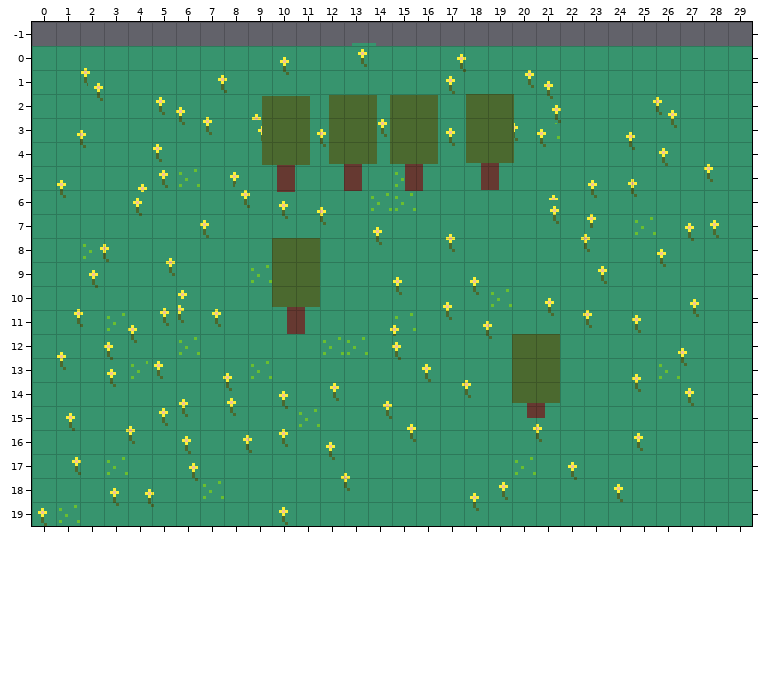
Tiled map, stored at src/assets/tilemaps/testmap1.tmx. This is how it looked before the edit.
Cells are 8x8 px. Shown: x 0..29, y -1..19.
The same view after the edit:
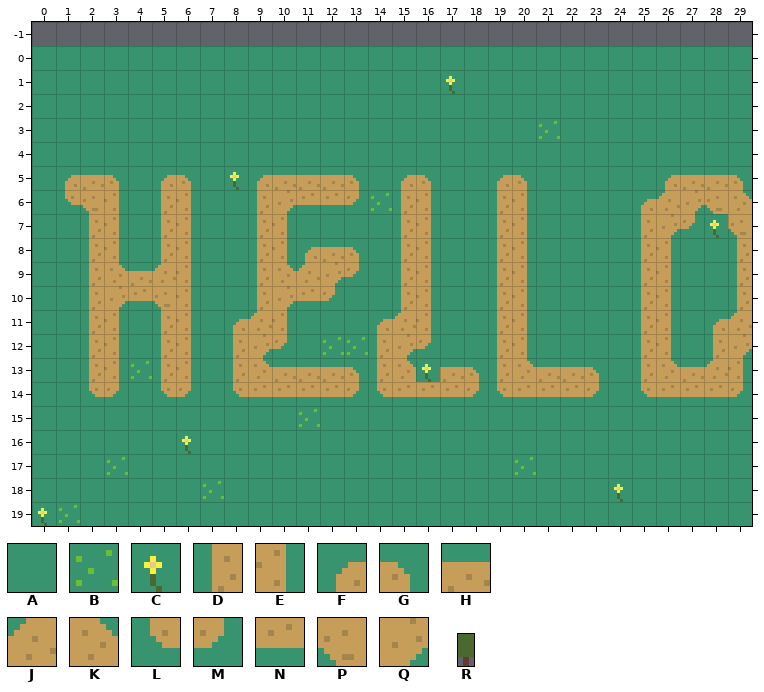
Key: from "testset1": A 0, B 1, C 2, D 11, E 12, F 13, G 14, H 20, J 21, K 22, L 23, M 24, N 30, P 31, Q 32; from "trees": R 0 "testtree1".
_ is an empty cell.
Objects are placed by their top-left corner, in cells (3,4 is the top-left corner of cell 3,4); size is 1x1 cell unless given.
The edit:
Layer "Tile Layer 1":
y 5: x 1..3 AAA -> FHG; x 5..6 AB -> FG; x 9..13 AAAAA -> FHHHG; x 15..16 BA -> FG; x 19..20 AA -> FG; x 26..29 AAAA -> FHHG
y 6: x 1..3 AAA -> LPE; x 5..6 AA -> DE; x 9..13 AAAAA -> DQNNM; x 15..16 BA -> DE; x 19..20 AA -> DE; x 25..29 AAAAA -> FJQPK
y 7: x 2..3 AA -> DE; x 5..6 AA -> DE; x 9..10 AA -> DE; x 15..16 AA -> DE; x 19..20 AA -> DE; x 25..27 BAA -> DQM; x 29 A -> P
y 8: x 2..3 BA -> DE; x 5..6 AA -> DE; x 9..13 AAAAA -> DEFHG; x 15..16 AA -> DE; x 19..20 AA -> DE; x 25..26 AA -> DE; x 29 A -> D
y 9: x 2..6 AAAAA -> DKHJE; x 9..13 BAAAA -> DKJQM; x 15..16 AA -> DE; x 19..20 AA -> DE; x 25..26 AA -> DE; x 29 A -> D
y 10: x 2..6 AAAAA -> DQNPE; x 9..12 AAAA -> DQNM; x 15..16 AA -> DE; x 19..20 BA -> DE; x 25..26 AA -> DE; x 29 A -> D
y 11: x 2..3 AB -> DE; x 5..6 AA -> DE; x 8..10 AAA -> FJE; x 14..16 ABA -> FJE; x 19..20 AA -> DE; x 25..26 AA -> DE; x 28..29 AA -> FJ
y 12: x 2..3 AA -> DE; x 5..6 AB -> DE; x 8..10 AAA -> DQM; x 14..16 AAA -> DQM; x 19..20 AA -> DE; x 25..26 AA -> DE; x 28..29 AA -> DQ
y 13: x 2..3 AA -> DE; x 5..6 AA -> DE; x 8..15 ABAAAAAA -> DKHHHGDK; x 17..23 AAAAAAA -> HGDKHHG; x 25..29 ABAAA -> DKHJE
y 14: x 2..3 AA -> LM; x 5..6 AA -> LM; x 8..23 AAAAAAAAAAAAAAAA -> LNNNNMLNNNMLNNNM; x 25..29 AAAAA -> LNNNM
Layer "Object Layer 1":
removed: C at 13.3,-0.1
removed: C at 17.5,0.1
removed: C at 10.1,0.2
removed: C at 1.8,0.7
removed: C at 20.3,0.7
removed: C at 7.5,0.9
removed: C at 21.1,1.2
removed: C at 2.3,1.3
removed: C at 4.9,1.9
removed: C at 25.6,1.9
removed: C at 21.4,2.2
removed: C at 5.7,2.3
removed: C at 26.3,2.4
removed: C at 26.3,2.4
removed: C at 10.8,2.4
removed: C at 18.8,2.5
removed: C at 8.9,2.6
removed: C at 6.9,2.7
removed: C at 14.2,2.8
removed: C at 19.6,3
removed: C at 10.1,3
removed: C at 17.3,3
removed: C at 9.1,3.1
removed: C at 17,3.2
removed: C at 20.8,3.2
removed: C at 11.6,3.2
removed: C at 14.8,3.2
removed: C at 18.6,3.2
removed: C at 1.6,3.2
removed: C at 24.5,3.3
removed: C at 13.3,3.4
removed: C at 4.8,3.8
removed: C at 25.9,4
removed: C at 27.7,4.7
removed: C at 5.1,4.9
removed: R "testtree1" at 18.1,2 size 2x4
removed: R "testtree1" at 12.4,2 size 2x4
removed: R "testtree1" at 14.9,2 size 2x4
removed: R "testtree1" at 9.6,2.1 size 2x4
removed: C at 24.6,5.3
removed: C at 22.9,5.3
removed: C at 0.8,5.3
removed: C at 4.2,5.5
removed: C at 8.4,5.7
removed: C at 21.3,5.9
removed: C at 4,6.1
removed: C at 10,6.2
removed: C at 21.3,6.4
removed: C at 11.6,6.5
removed: C at 22.9,6.8
removed: C at 6.8,7
removed: C at 27,7.1
removed: C at 27,7.1
removed: C at 14,7.3
removed: C at 22.6,7.6
removed: C at 17,7.6
removed: C at 2.6,8
removed: C at 25.8,8.2
removed: C at 5.3,8.6
removed: C at 23.3,8.9
removed: C at 2.1,9.1
removed: C at 2.1,9.1
removed: C at 18,9.4
removed: C at 14.8,9.4
removed: C at 5.8,9.9
removed: C at 21.1,10.2
removed: C at 27.2,10.3
removed: C at 16.9,10.4
removed: C at 5.7,10.6
removed: C at 5.1,10.7
removed: C at 7.2,10.7
removed: C at 1.5,10.7
removed: C at 22.7,10.7
removed: C at 24.7,10.9
removed: R "testtree1" at 10,8 size 2x4
removed: C at 18.5,11.2
removed: C at 14.7,11.4
removed: C at 3.8,11.4
removed: C at 14.7,12.1
removed: C at 2.7,12.1
removed: C at 26.7,12.3
removed: C at 0.8,12.5
removed: C at 4.9,12.9
removed: C at 2.9,13.2
removed: C at 7.7,13.4
removed: C at 24.7,13.4
removed: C at 17.7,13.7
removed: C at 12.2,13.8
removed: C at 27,14
removed: C at 10,14.1
removed: C at 5.8,14.3
removed: C at 7.9,14.4
removed: C at 5.9,14.5
removed: C at 14.4,14.5
removed: C at 5.1,14.8
removed: R "testtree1" at 20,12 size 2x4
removed: C at 1.2,15.1
removed: C at 15.4,15.5
removed: C at 20.6,15.5
removed: C at 3.7,15.6
removed: C at 10.1,15.7
removed: C at 24.8,15.9
removed: C at 8.5,15.9
removed: C at 12,16.3
removed: C at 1.4,16.9
removed: C at 22.1,17.1
removed: C at 6.3,17.1
removed: C at 12.6,17.5
removed: C at 19.2,17.9
removed: C at 3,18.2
removed: C at 4.5,18.2
removed: C at 18,18.4
removed: C at 10,19
